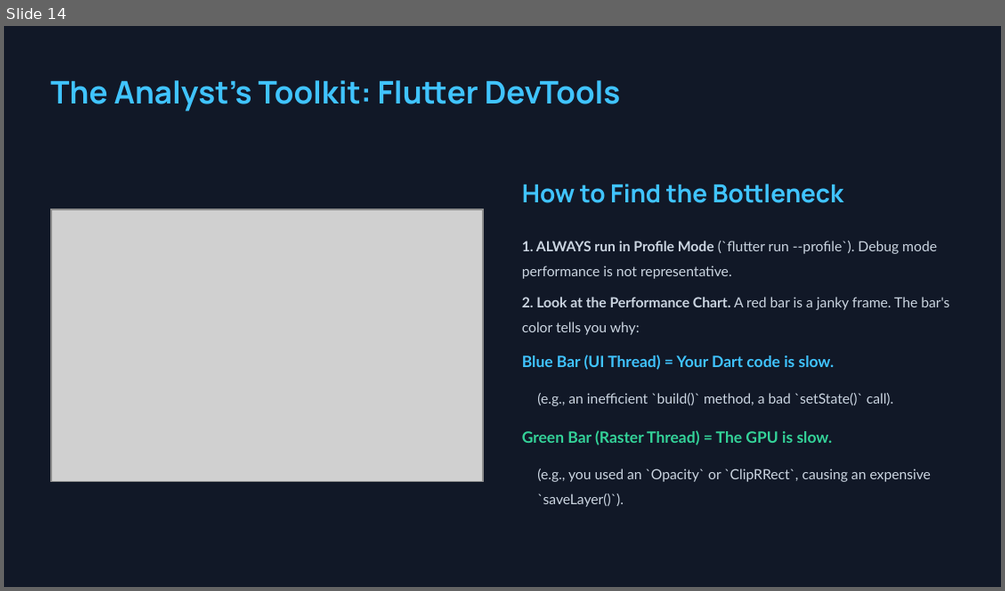
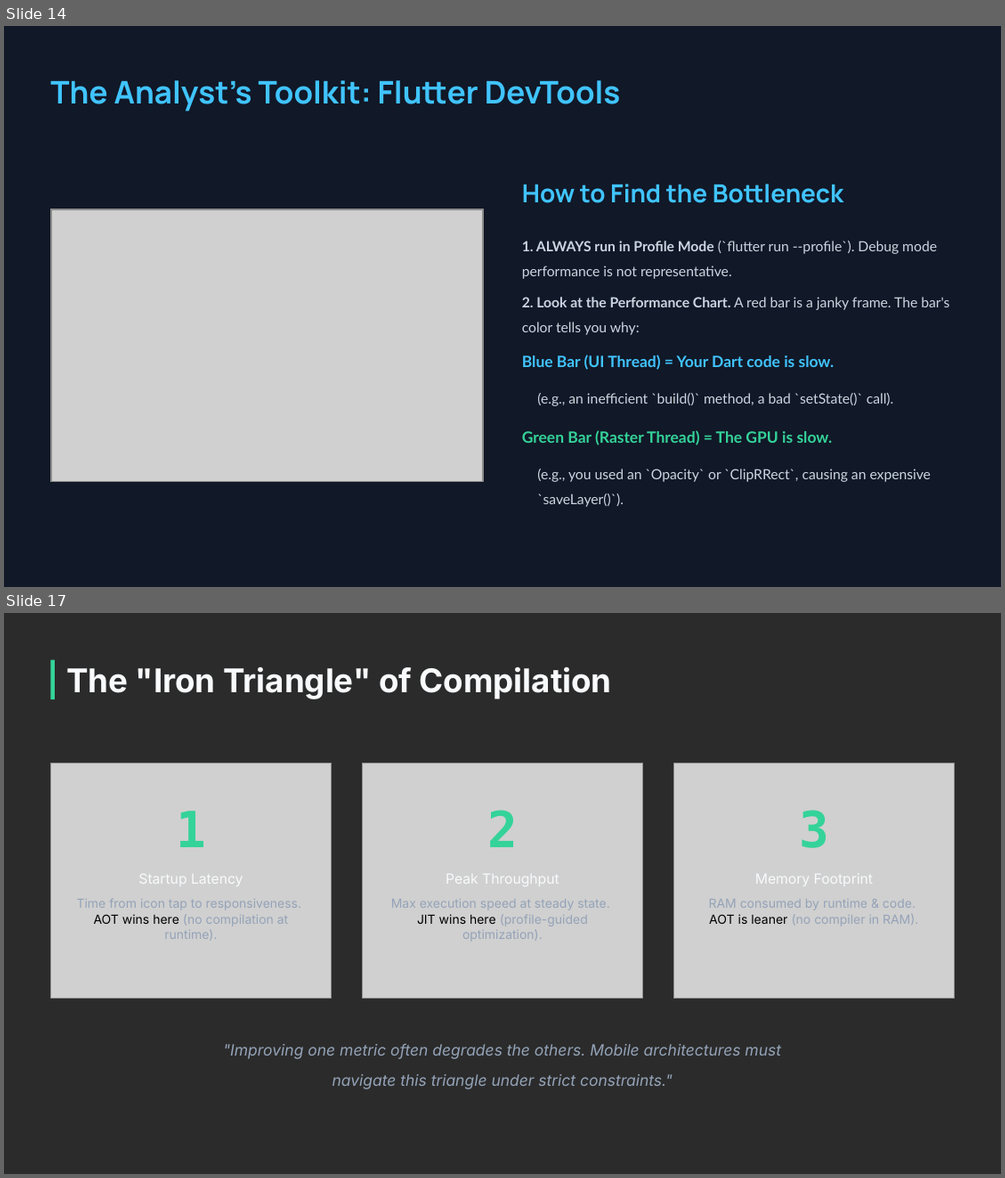
Before and after one commit to rusudinu/mobile-and-embedded-computing, a slide deck: w11/c11/Mobile-and-Embedded-Lecture11.pptx. Shown one above the other, each under a label of ours: slide 14 before the commit, slides 14 and 17 after it; the slides between them are not shown. The pictures are 1005x591 and 1005x1178 pixels, drawn with LibreOffice and Linux fonts; fonts in the diff are those of the drawing; grey boxes stand for pictures; background and template pictures are left out; a plain dark background stands for a picture behind light text. Boxes give left, top, right and bottom in pixels: in the first picture for what was removed or moved away, otherwise in the second. Text is boxed around its words. In the diff, an @@ line names an element or a change of style, - is before the commit and + after.

```diff
--- a/w11/c11/Mobile-and-Embedded-Lecture11.pptx
+++ b/w11/c11/Mobile-and-Embedded-Lecture11.pptx
@@ slide 17 added at [4,613,1001,1174], background picture (left out) @@
@@ rectangle added at [50,659,54,699], fill #34D399 @@
@@ text added at [66,667,612,699], 31.5 pt, text #F8FAFC, bold @@
+The "Iron Triangle" of Compilation
@@ picture added at [50,763,331,998] @@
@@ picture added at [362,763,643,998] @@
@@ picture added at [674,763,955,998] @@
@@ text added at [176,811,206,847], 48 pt, text #34D399, bold @@
+1
@@ text added at [487,810,518,847], 48 pt, text #34D399, bold @@
+2
@@ text added at [799,810,829,848], 48 pt, text #34D399, bold @@
+3
@@ text added at [138,874,243,886], 13.5 pt, text #F8FAFC @@
+Startup Latency
@@ text added at [445,874,559,886], 13.5 pt, text #F8FAFC @@
+Peak Throughput
@@ text added at [755,874,873,886], 13.5 pt, text #F8FAFC @@
+Memory Footprint
@@ text added at [77,899,301,941], 12 pt, text #94A3B8 @@
+Time from icon tap to responsiveness.
+AOT wins here (no compilation at runtime).
@@ text added at [391,899,609,941], 12 pt, text #94A3B8 @@
+Max execution speed at steady state.
+JIT wins here (profile-guided optimization).
@@ text added at [709,899,918,926], 12 pt, text #94A3B8 @@
+RAM consumed by runtime & code.
+AOT is leaner (no compiler in RAM).
@@ text added at [223,1044,781,1089], 15 pt, text #94A3B8, italic @@
+"Improving one metric often degrades the others. Mobile architectures must navigate this triangle under strict constraints."
```
Also in this commit, not shown: 1 slide changed, 24 other slides added, 9 other files.
